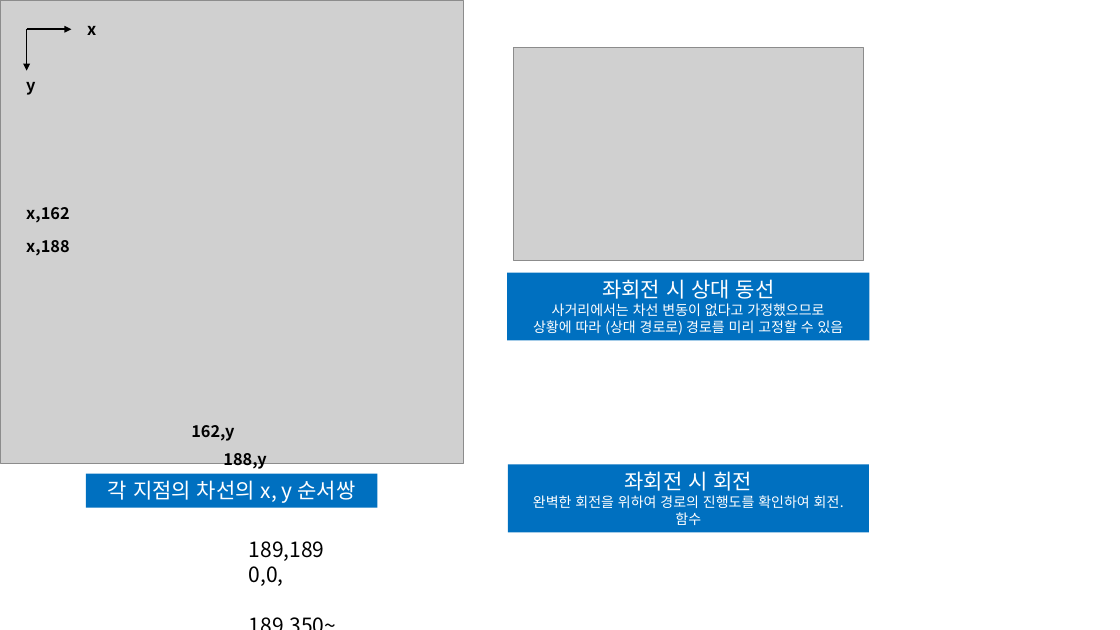
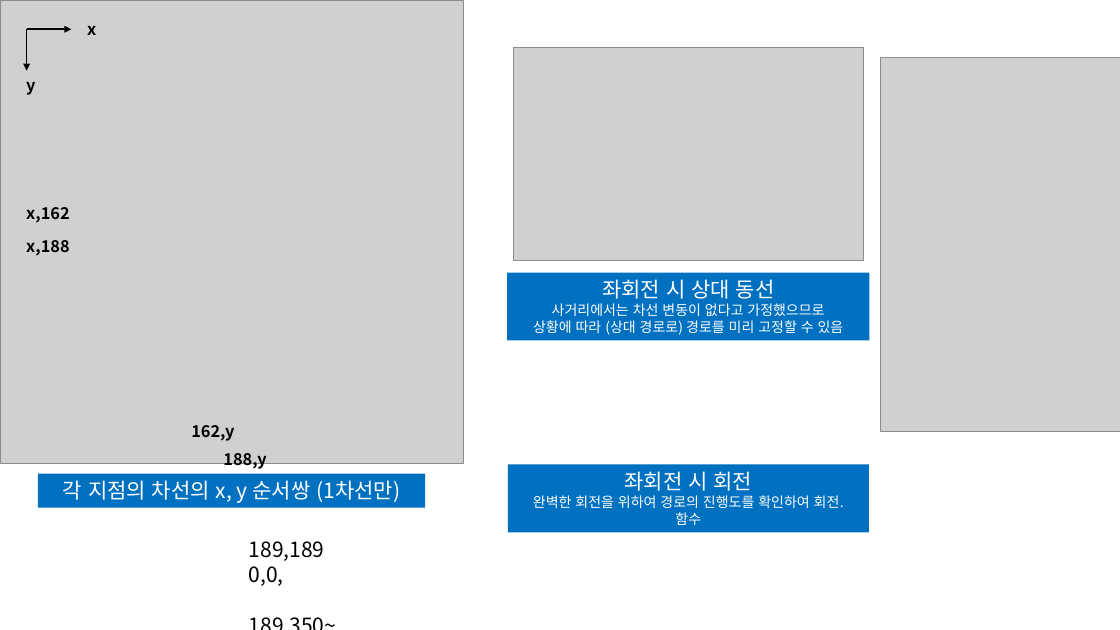
Before and after one commit to variousideas/tis, a slide deck: slide 3 of 좌표.pptx. Drawn at 1120x630 pixels with LibreOffice and Linux fonts; fonts in the diff are those of the drawing; grey boxes stand for pictures. Boxes give left, top, right and bottom in pixels: in the first picture for what was removed or moved away, otherwise in the second. Text is boxed around its words. In the diff, an @@ line names an element or a change of style, - is before the commit and + after.

```diff
--- a/좌표.pptx
+++ b/좌표.pptx
@@ picture added at (881,58,1120,432) @@
@@ rectangle "각 지점의 차선의 x, y ...": place and size @@
-rectangle "각 지점의 차선의 x, y ..." at (86,474,377,507)
+rectangle "각 지점의 차선의 x, y ..." at (38,474,425,507)
@@ text in rectangle at (63,480,400,503): text changed @@
-각 지점의 차선의 x, y 순서쌍
+각 지점의 차선의 x, y 순서쌍 (1차선만)
```
Also in this commit, not shown: 1 other file.
